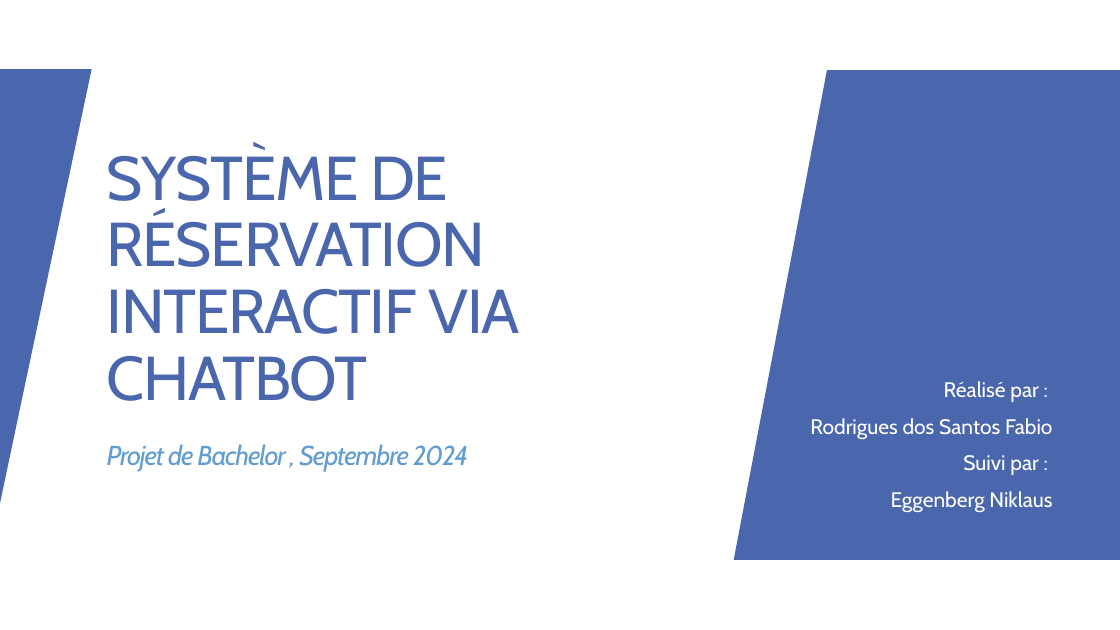
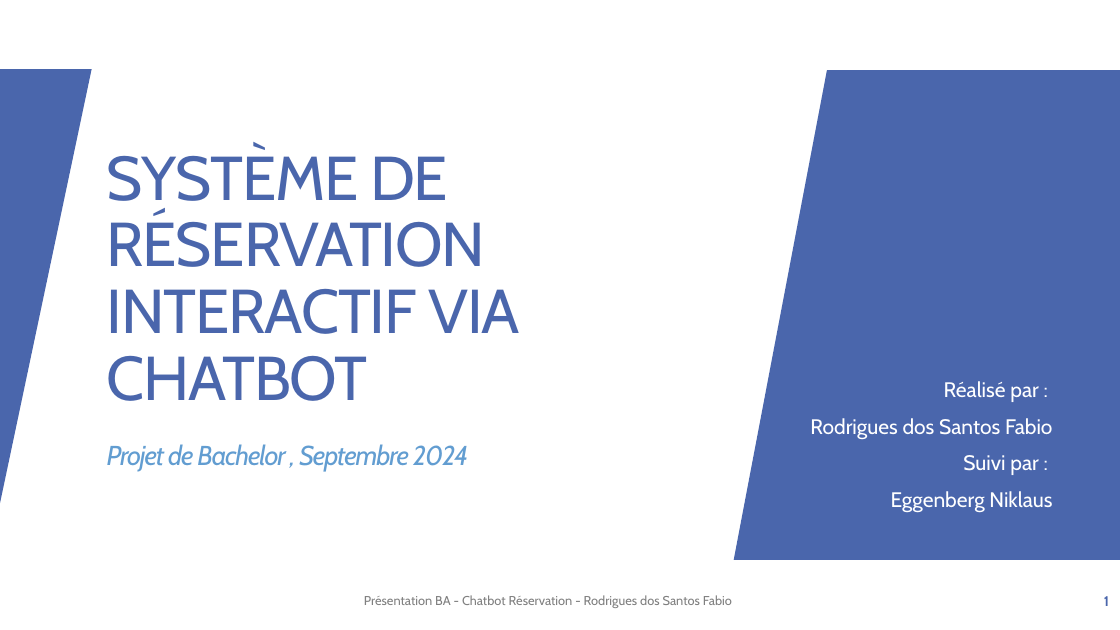
Before and after one commit to f-rdrgs/projet-bachelor, a slide deck: slide 1 of documentation/travail_bachelor/ISC_LOG_presentation_diplome_RodriguesDosSantosFabio_EggenbergNiklaus_2024.pptx. Drawn at 1120x630 pixels with LibreOffice and Linux fonts; fonts in the diff are those of the drawing. Boxes give left, top, right and bottom in pixels: in the first picture for what was removed or moved away, otherwise in the second. Text is boxed around its words. In the diff, an @@ line names an element or a change of style, - is before the commit and + after.

```diff
--- a/documentation/travail_bachelor/ISC_LOG_presentation_diplome_RodriguesDosSantosFabio_EggenbergNiklaus_2024.pptx
+++ b/documentation/travail_bachelor/ISC_LOG_presentation_diplome_RodriguesDosSantosFabio_EggenbergNiklaus_2024.pptx
@@ text added at box(364, 595, 732, 608), 11 pt, text #808080 @@
+Présentation BA - Chatbot Réservation - Rodrigues dos Santos Fabio
@@ page number added at box(1104, 596, 1109, 606), 12 pt, text #4A66AC, bold @@
+1
```
Also in this commit, not shown: 1 slide added, 1 slide removed, 2 other files.
